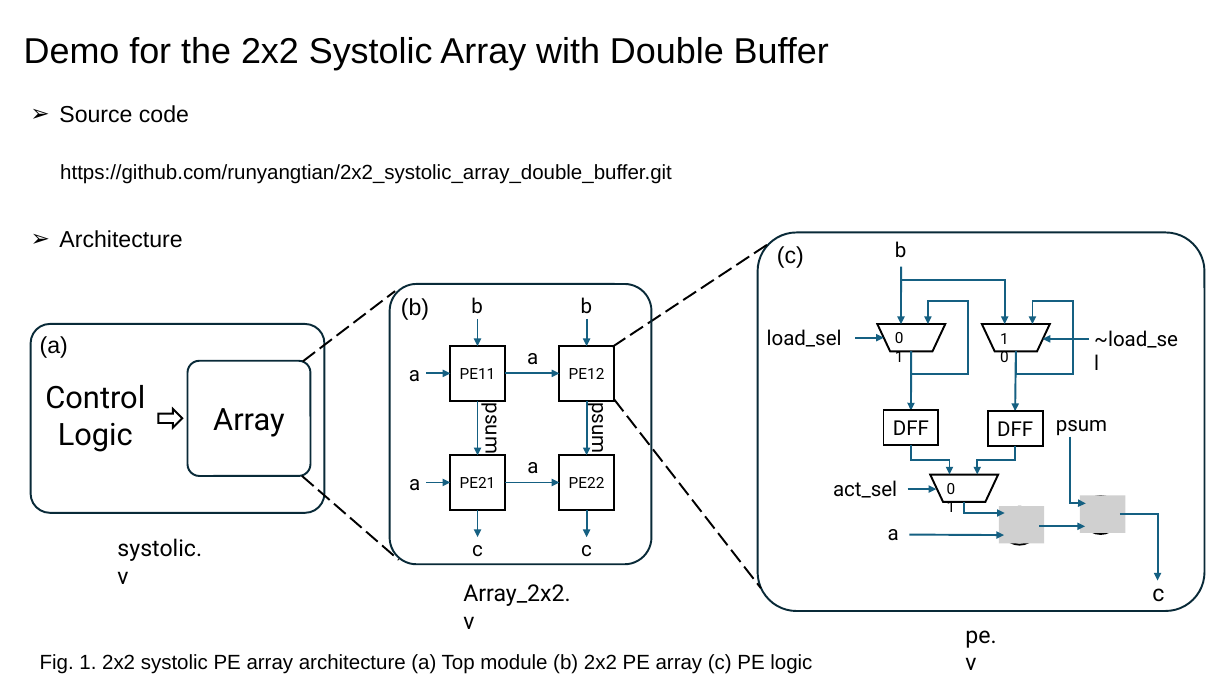
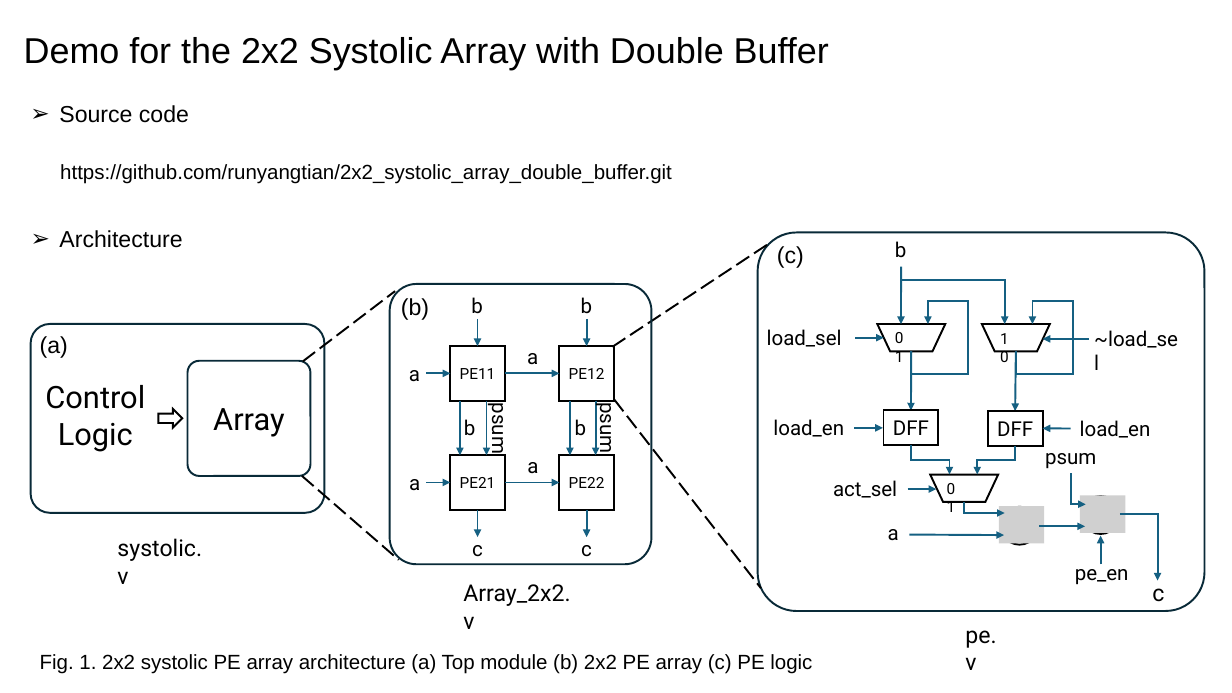
Before and after one commit to runyangtian/2x2_systolic_array_double_buffer, a slide deck: slide 1 of demo.pptx. Drawn at 1232x693 pixels with LibreOffice and Linux fonts; fonts in the diff are those of the drawing; grey boxes stand for pictures. Boxes give left, top, right and bottom in pixels: in the first picture for what was removed or moved away, otherwise in the second. Text is boxed around its words. In the diff, an @@ line names an element or a change of style, - is before the commit and + after.

```diff
--- a/demo.pptx
+++ b/demo.pptx
@@ arrow added from (460, 401) to (460, 456), #156082 1.5 pt @@
@@ text added at [464, 419, 476, 436], 16 pt, text #000000 @@
+b
@@ text "psum": place and size @@
-text "psum" at [480, 408, 507, 453]
+text "psum" at [487, 408, 514, 453]
@@ arrow added from (570, 401) to (570, 456), #156082 1.5 pt @@
@@ text added at [575, 419, 587, 436], 16 pt, text #000000 @@
+b
@@ 2 arrows, 1 text: place and size @@
-2 arrows, 1 text at [478, 401, 613, 456]
+2 arrows, 1 text at [487, 401, 622, 456]
@@ text added at [773, 419, 844, 437], 16 pt, text #000000 @@
+load_en
@@ arrow added from (855, 428) to (884, 428), #156082 1.5 pt @@
@@ text "psum": place and size @@
-text "psum" at [1056, 420, 1107, 436]
+text "psum" at [1045, 453, 1096, 469]
@@ arrow added from (1071, 429) to (1043, 429), #156082 1.5 pt @@
@@ text added at [1080, 420, 1151, 438], 16 pt, text #000000 @@
+load_en
@@ elbow arrow moved from (1070, 437) - (1086, 504) to (1071, 473) - (1086, 505) @@
@@ arrow added from (1101, 565) to (1101, 536), #156082 1.5 pt @@
@@ text added at [1075, 561, 1129, 585], 16 pt, text #000000 @@
+pe_en
```
Also in this commit, not shown: 1 other slide changed.
